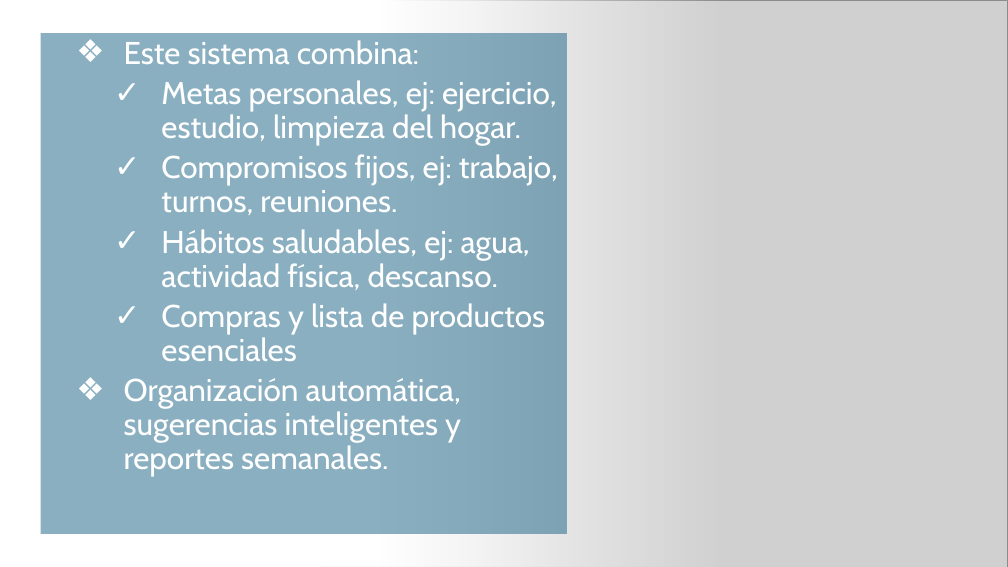
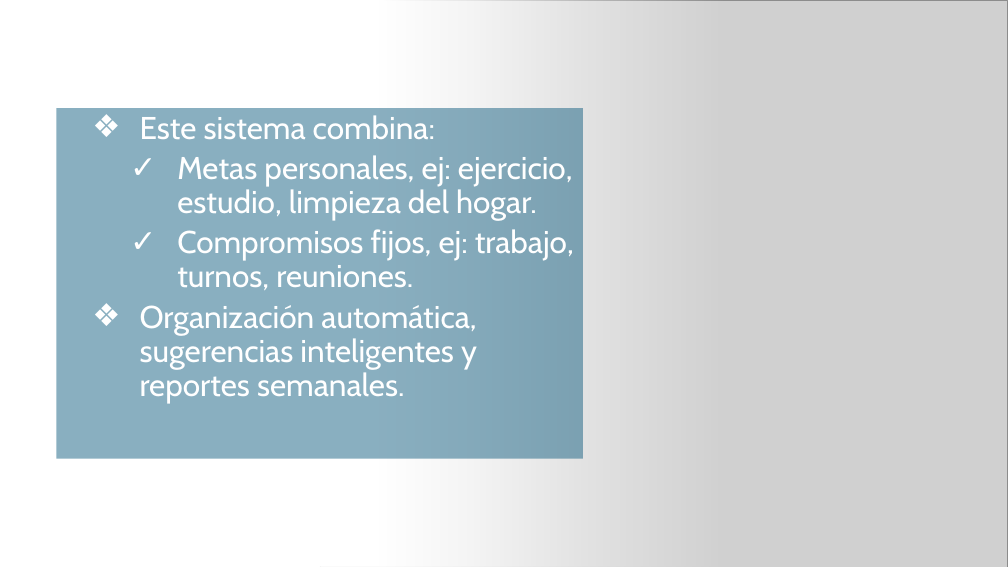
Before and after one commit to victoria-arg/TimeManager, a slide deck: slide 4 of present__entrega_1.pptx. Drawn at 1008x567 pixels with LibreOffice and Linux fonts; fonts in the diff are those of the drawing; grey boxes stand for pictures. Boxes give left, top, right and bottom in pixels: in the first picture for what was removed or moved away, otherwise in the second. Text is boxed around its words. In the diff, an @@ line names an element or a change of style, - is before the commit and + after.

```diff
--- a/present__entrega_1.pptx
+++ b/present__entrega_1.pptx
@@ rectangle "Este sistema combina:" resized from (x1=41, y1=33, x2=567, y2=535) to (x1=57, y1=108, x2=583, y2=459) @@
@@ text in rectangle at (x1=161, y1=229, x2=546, y2=361): paragraphs removed @@
-  ✓ Hábitos saludables, ej: agua, actividad física, descanso.
-  ✓ Compras y lista de productos esenciales
```
Also in this commit, not shown: 5 other slides changed.
